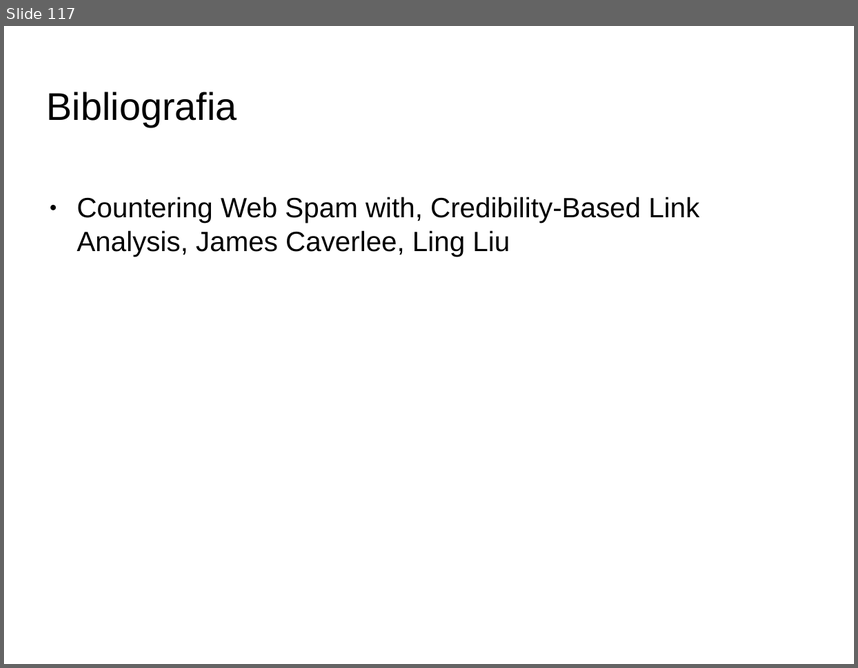
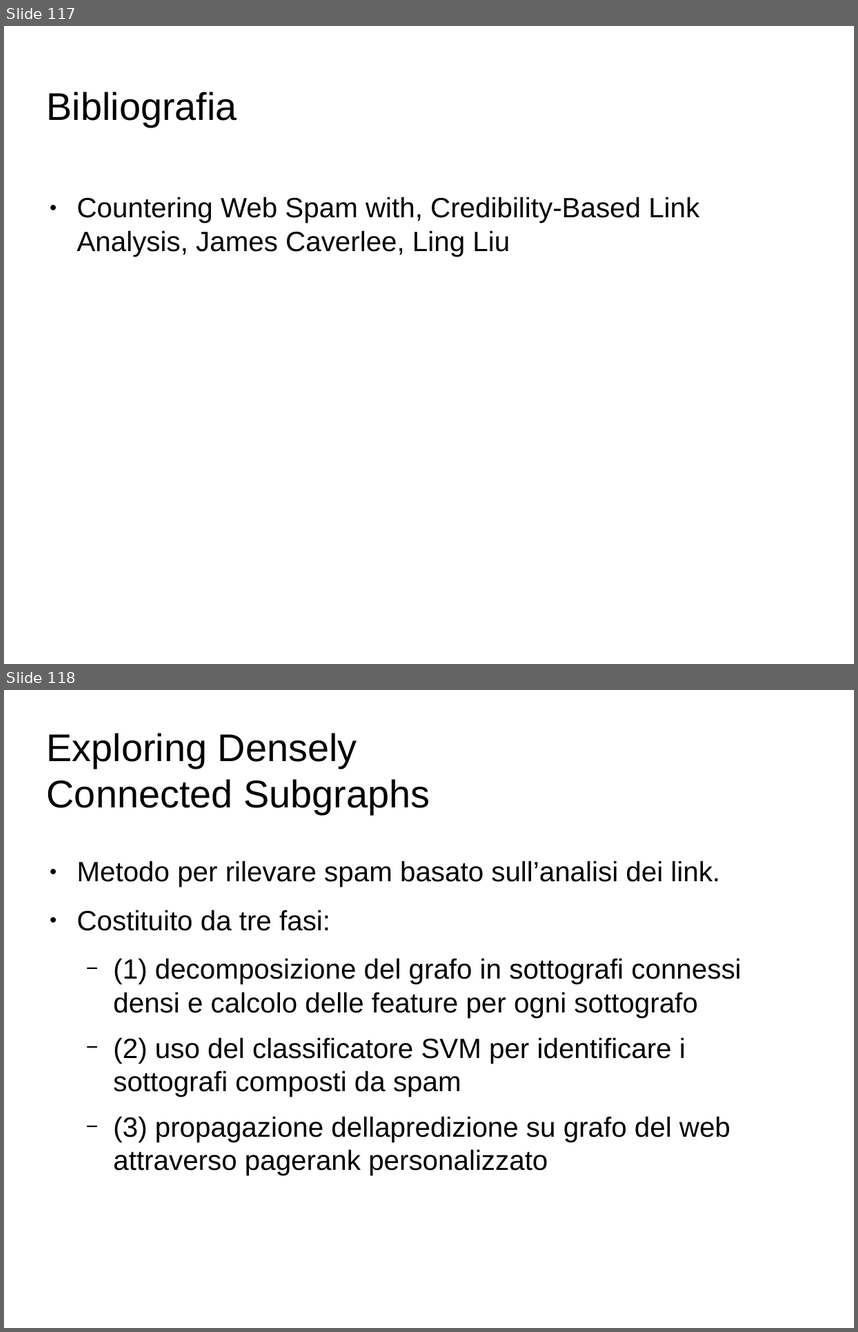
Before and after one commit to Toolanto/presentation, a slide deck: presentazione.odp. Shown one above the other, each under a label of ours: slide 117 before the commit, slides 117 and 118 after it. The pictures are 858x668 and 858x1332 pixels, drawn with LibreOffice and Linux fonts; fonts in the diff are those of the drawing; background and template pictures are left out. Boxes give left, top, right and bottom in pixels: in the first picture for what was removed or moved away, otherwise in the second. Text is boxed around its words. In the diff, an @@ line names an element or a change of style, - is before the commit and + after.

```diff
--- a/presentazione.odp
+++ b/presentazione.odp
@@ slide 118 added at (4,690,854,1328), background picture (left out) @@
@@ title added at (47,733,430,814), 36 pt, text #000000 @@
+Exploring Densely
+Connected Subgraphs
@@ text added at (77,860,741,1175), 26 pt, text #000000 @@
+● Metodo per rilevare spam basato sull’analisi dei link.
+● Costituito da tre fasi:
+  − (1) decomposizione del grafo in sottografi connessi densi e calcolo delle feature per ogni sottografo
+  − (2) uso del classificatore SVM per identificare i sottografi composti da spam
+  − (3) propagazione dellapredizione su grafo del web attraverso pagerank personalizzato
```
Also in this commit, not shown: 1 slide changed, 7 other slides added.
